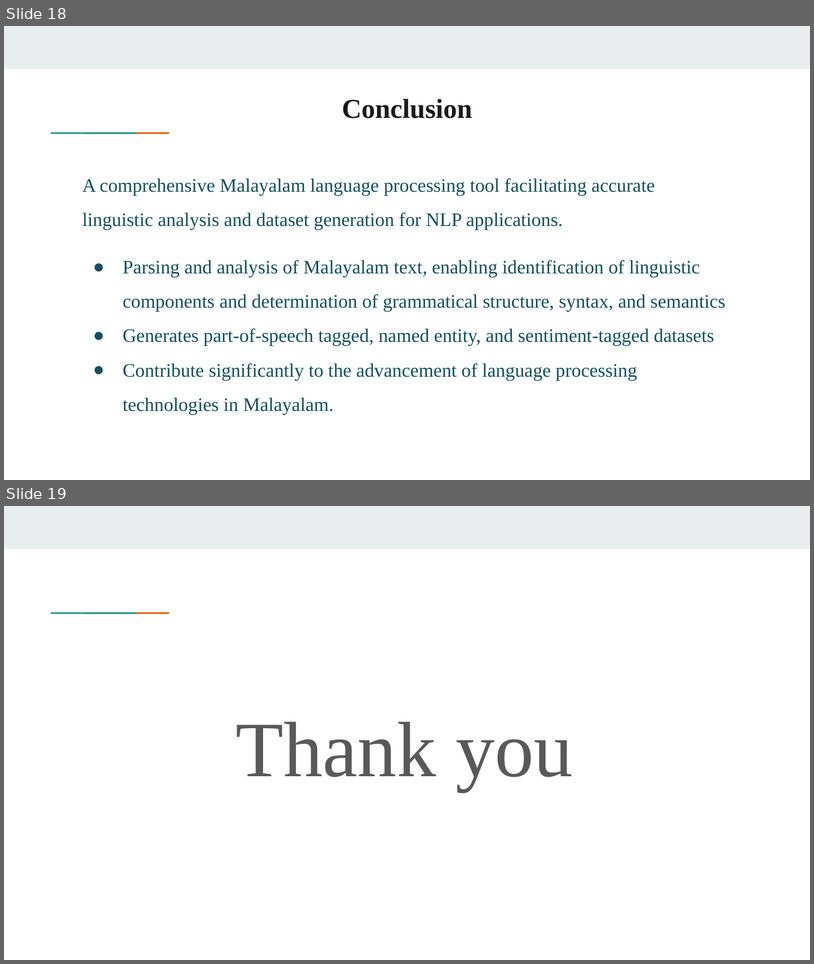
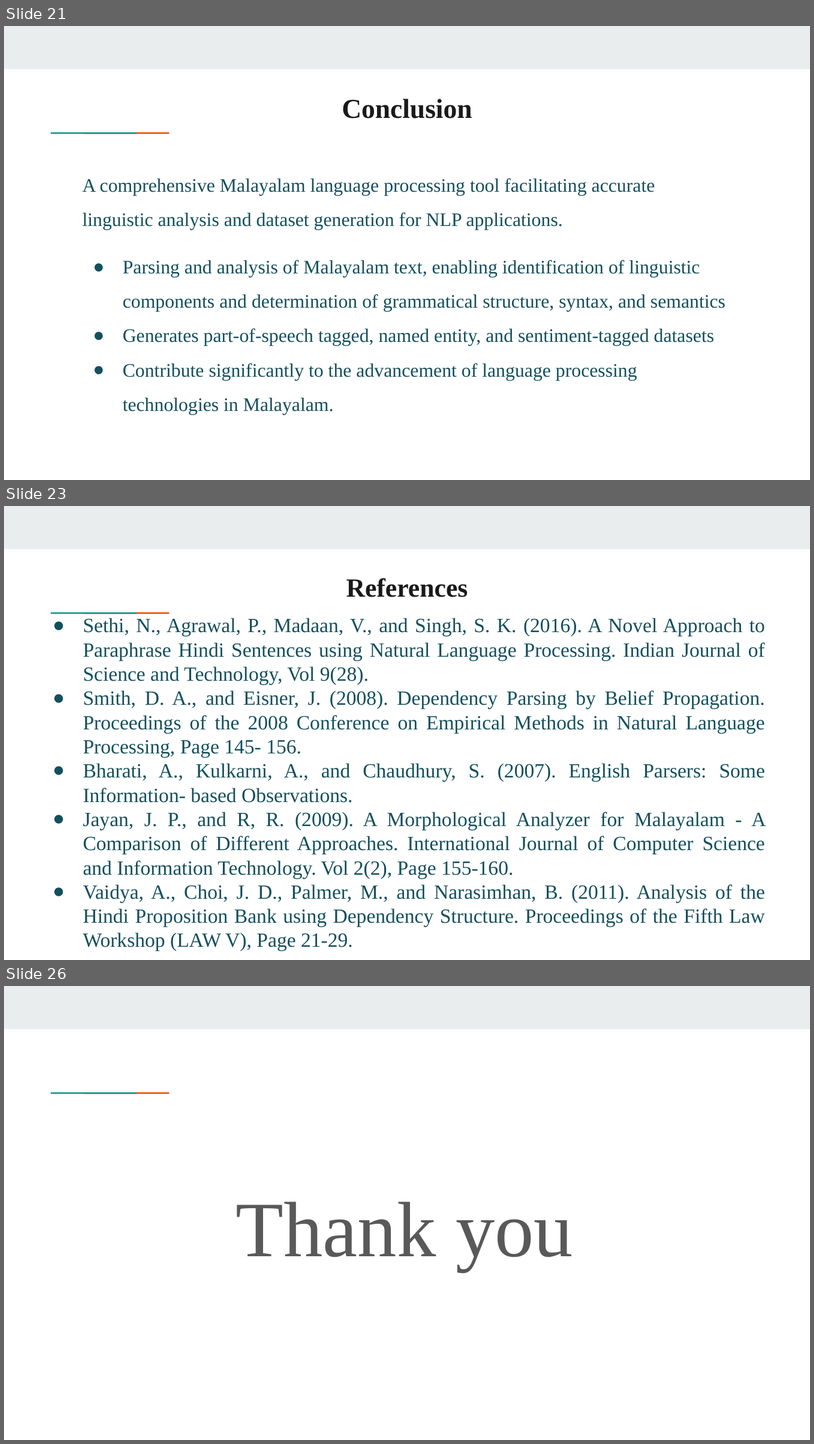
Before and after one commit to gauthamcsudheer/Malayalam-Parser, a slide deck: Presentations/DesignPresentation.pptx. Shown one above the other, each under a label of ours: slides 18 and 19 before the commit, slides 21, 23 and 26 after it; the slides between them are not shown. The pictures are 814x964 and 814x1444 pixels, drawn with LibreOffice and Linux fonts; fonts in the diff are those of the drawing. Boxes give left, top, right and bottom in pixels: in the first picture for what was removed or moved away, otherwise in the second. Text is boxed around its words. In the diff, an @@ line names an element or a change of style, - is before the commit and + after.

Commit message:
English Parsing

```diff
--- a/Presentations/DesignPresentation.pptx
+++ b/Presentations/DesignPresentation.pptx
@@ slide 23 added at [4, 506, 810, 960], background #FFFFFF; not listed: 3 template elements that a slide beside it also shows @@
@@ title added at [347, 578, 468, 597], 23.4 pt, text #1A1A1A, bold @@
+References
@@ text added at [83, 618, 766, 951], 18 pt, text #134F5C @@
+● Sethi, N., Agrawal, P., Madaan, V., and Singh, S. K. (2016). A Novel Approach to Paraphrase Hindi Sentences using Natural Language Processing. Indian Journal of Science and Technology, Vol 9(28).
+● Smith, D. A., and Eisner, J. (2008). Dependency Parsing by Belief Propagation. Proceedings of the 2008 Conference on Empirical Methods in Natural Language Processing, Page 145- 156.
+● Bharati, A., Kulkarni, A., and Chaudhury, S. (2007). English Parsers: Some Information- based Observations.
+● Jayan, J. P., and R, R. (2009). A Morphological Analyzer for Malayalam - A Comparison of Different Approaches. International Journal of Computer Science and Information Technology. Vol 2(2), Page 155-160.
+● Vaidya, A., Choi, J. D., Palmer, M., and Narasimhan, B. (2011). Analysis of the Hindi Proposition Bank using Dependency Structure. Proceedings of the Fifth Law Workshop (LAW V), Page 21-29.
@@ what was slide 18 is now slide 21 @@
@@ what was slide 19 is now slide 26 @@
```
Also in this commit, not shown: 1 slide changed, 6 other slides added, 10 other files.
